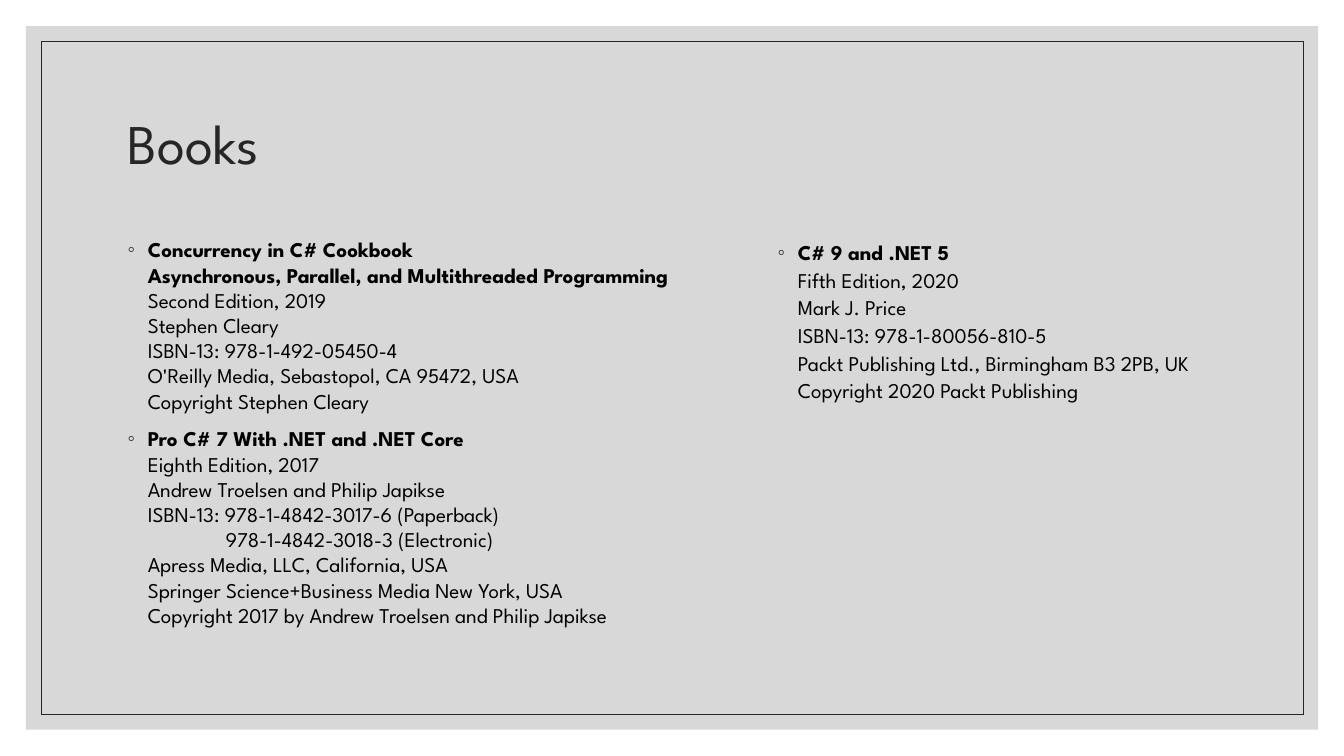
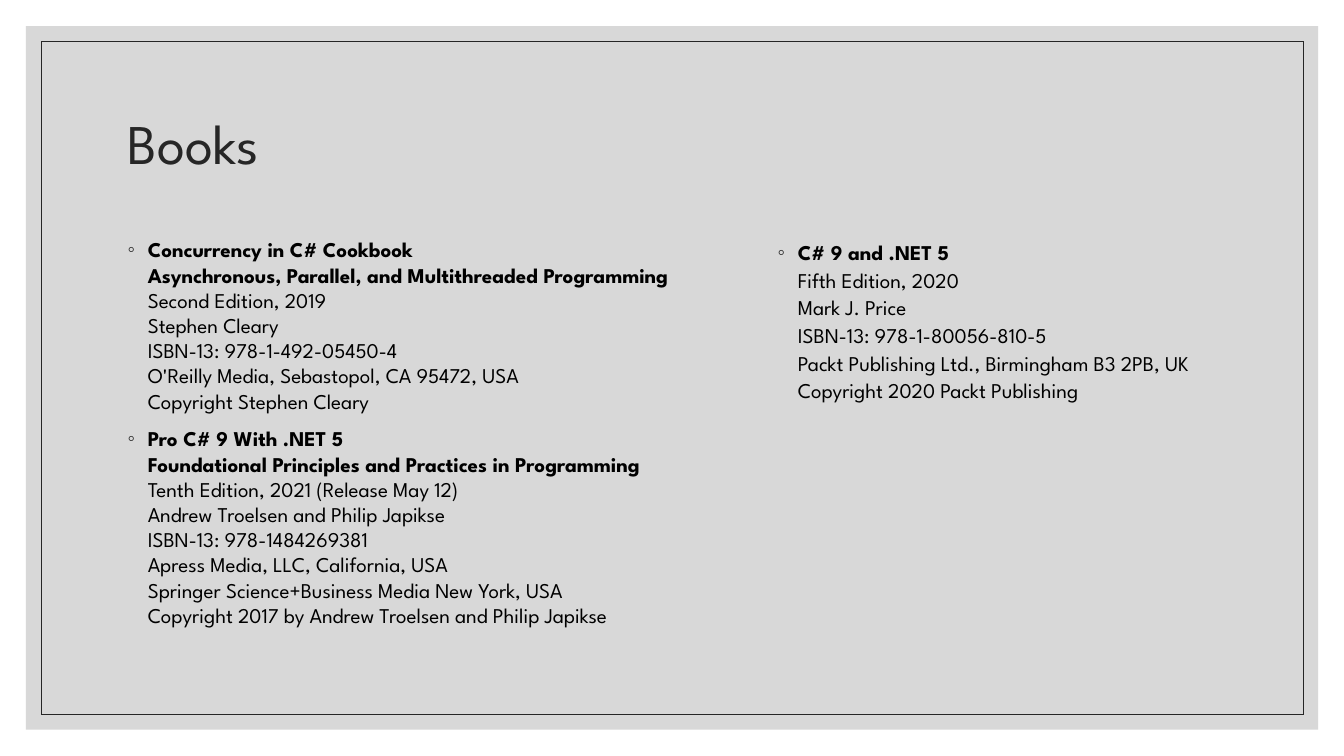
Before and after one commit to belward1/CSC543FinalProject, a slide deck: slide 17 of CSC543FinalProject/CSC 543 - Spring 2021 - Final Project - Bob Elward.pptx. Drawn at 1344x756 pixels with LibreOffice and Linux fonts; fonts in the diff are those of the drawing. Boxes give left, top, right and bottom in pixels: in the first picture for what was removed or moved away, otherwise in the second. Text is boxed around its words. In the diff, an @@ line names an element or a change of style, - is before the commit and + after.

```diff
--- a/CSC543FinalProject/CSC 543 - Spring 2021 - Final Project - Bob Elward.pptx
+++ b/CSC543FinalProject/CSC 543 - Spring 2021 - Final Project - Bob Elward.pptx
@@ text at (x1=148, y1=431, x2=640, y2=628): text changed @@
-◦ Pro C# 7 With .NET and .NET Core
-  Eighth Edition, 2017
-  Andrew Troelsen and Philip Japikse
-  ISBN-13: 978-1-4842-3017-6 (Paperback)
-  978-1-4842-3018-3 (Electronic)
-  Apress Media, LLC, California, USA
-  Springer Science+Business Media New York, USA
-  Copyright 2017 by Andrew Troelsen and Philip Japikse
+◦ Pro C# 9 With .NET 5
+  Foundational Principles and Practices in Programming
+  Tenth Edition, 2021 (Release May 12)
+  Andrew Troelsen and Philip Japikse
+  ISBN-13: 978-1484269381
+  Apress Media, LLC, California, USA
+  Springer Science+Business Media New York, USA
+  Copyright 2017 by Andrew Troelsen and Philip Japikse
```
Also in this commit, not shown: 5 other slides changed, 2 other files.
